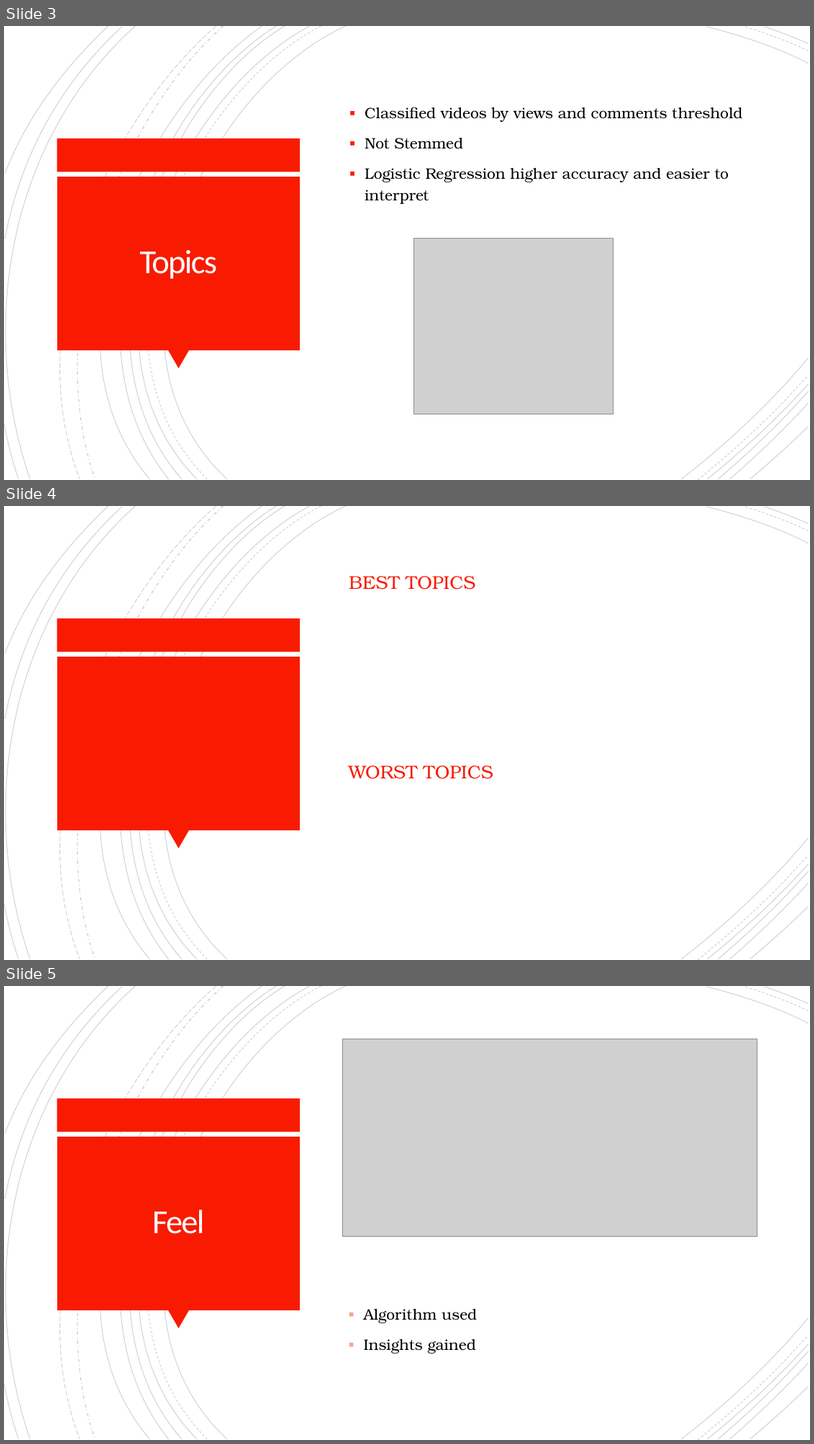
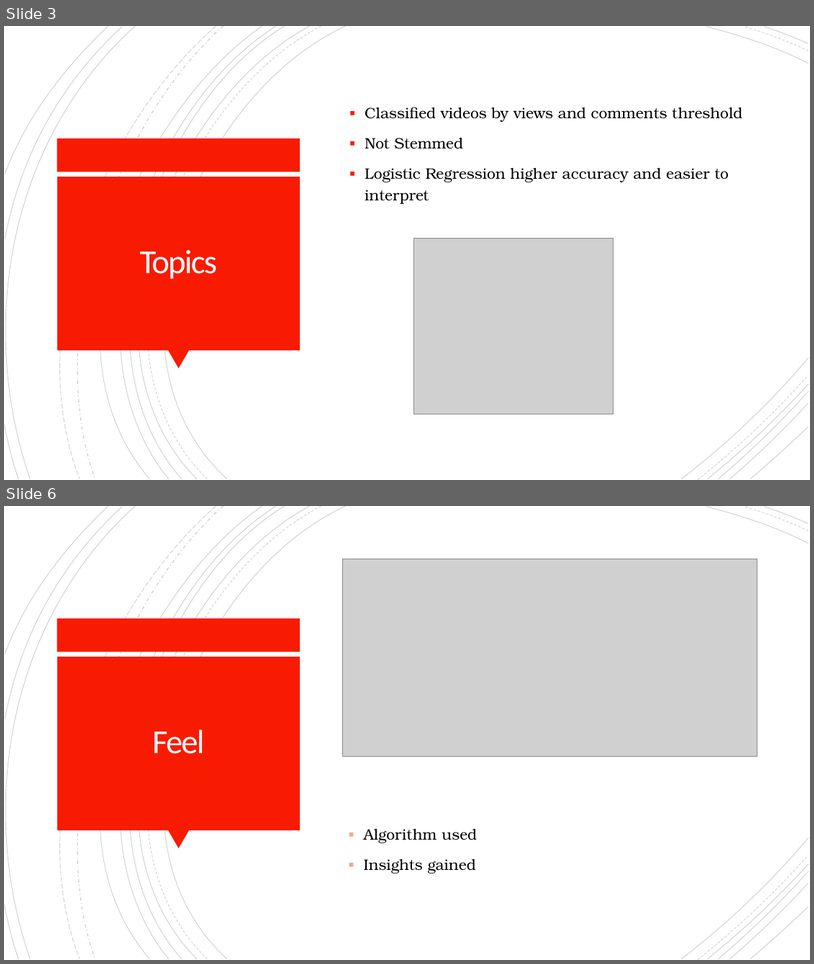
Before and after one commit to reeves17/3360project, a slide deck: Final Presentation.pptx. Shown one above the other, each under a label of ours: slides 3, 4 and 5 before the commit, slides 3 and 6 after it; the slides between them are not shown. The pictures are 814x1444 and 814x964 pixels, drawn with LibreOffice and Linux fonts; fonts in the diff are those of the drawing; grey boxes stand for pictures. Boxes give left, top, right and bottom in pixels: in the first picture for what was removed or moved away, otherwise in the second. Text is boxed around its words. In the diff, an @@ line names an element or a change of style, - is before the commit and + after.

```diff
--- a/Final Presentation.pptx
+++ b/Final Presentation.pptx
@@ slide 4 removed at [4,506,810,960], background #FFFFFF; not listed: 18 template elements that a slide beside it also shows @@
@@ text removed at [349,576,476,590] @@
-BEST TOPICS
@@ rectangle removed at [57,618,301,651] @@
@@ rectangle removed at [57,656,300,830] @@
@@ text removed at [349,765,494,779] @@
-WORST TOPICS
@@ triangle removed at [168,830,189,849] @@
@@ freeform shape removed at [682,837,809,958] @@
@@ freeform shape removed at [708,864,809,958] @@
@@ freeform shape removed at [718,871,808,958] @@
@@ what was slide 5 is now slide 6 @@
```
Also in this commit, not shown: 2 slides added, 1 other file.
